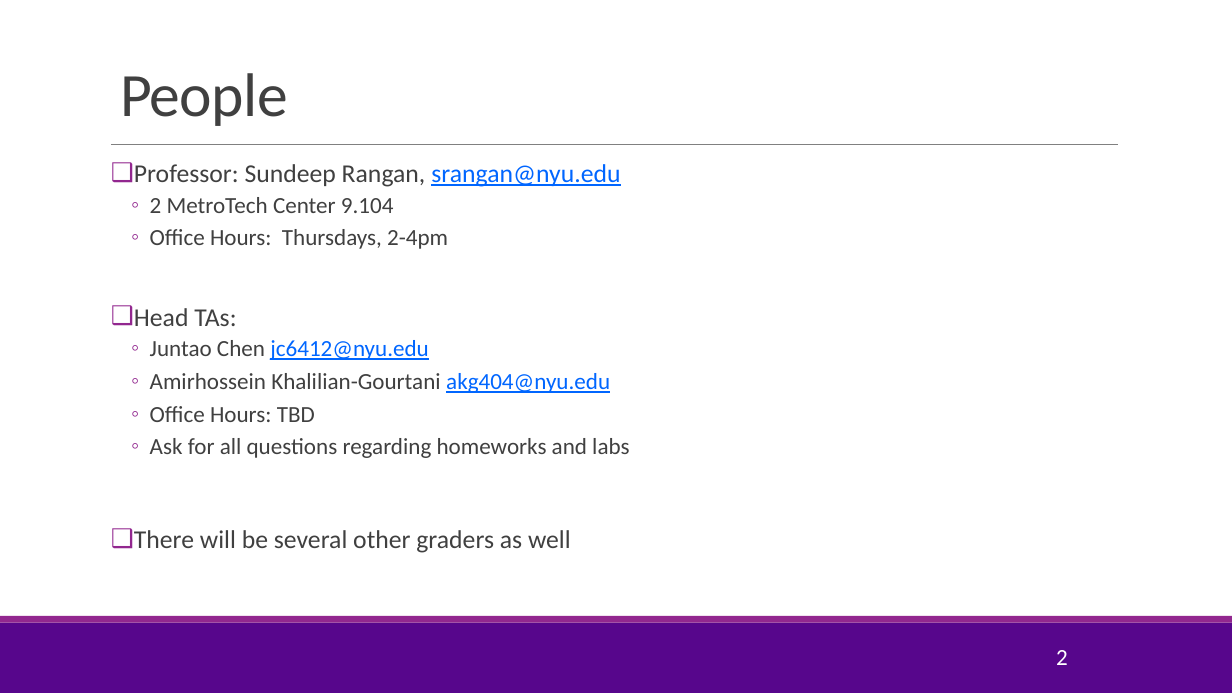
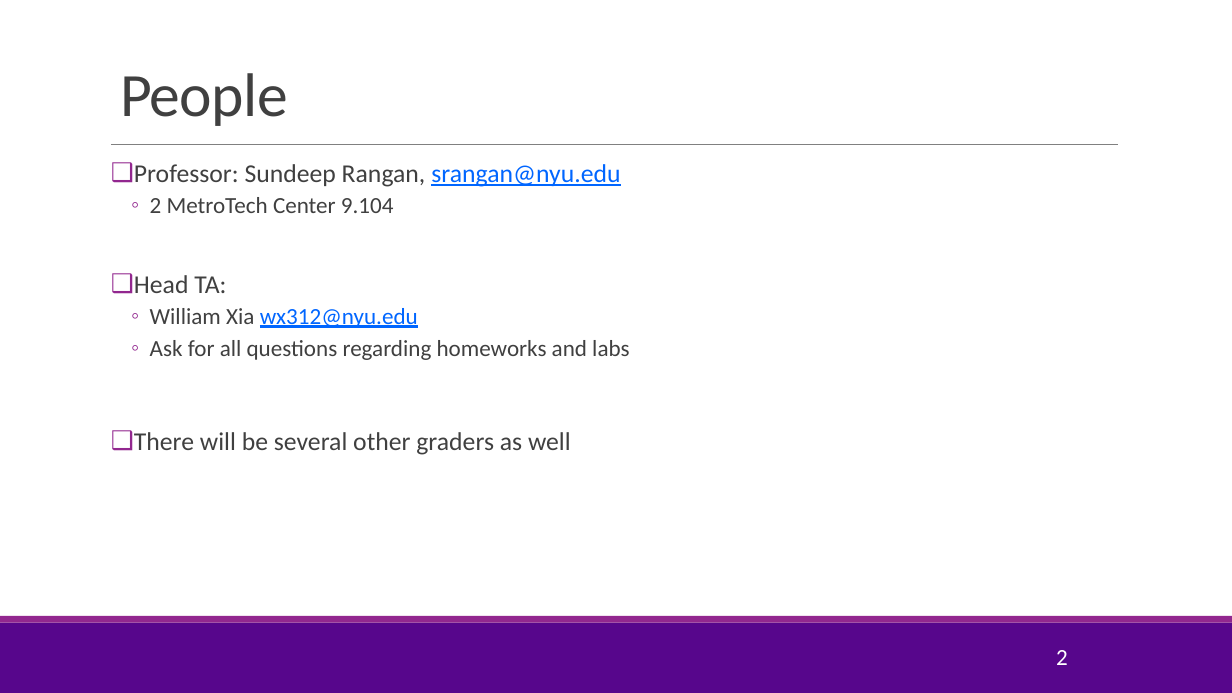
Before and after one commit to sdrangan/introml, a slide deck: slide 2 of lectures/CourseAdmin.pptx. Drawn at 1232x693 pixels with LibreOffice and Linux fonts; fonts in the diff are those of the drawing; background and template pictures are left out. Boxes give left, top, right and bottom in pixels: in the first picture for what was removed or moved away, otherwise in the second. Text is boxed around its words. In the diff, an @@ line names an element or a change of style, - is before the commit and + after.

```diff
--- a/lectures/CourseAdmin.pptx
+++ b/lectures/CourseAdmin.pptx
@@ text at box(134, 275, 418, 328): text changed @@
-  ◦ Office Hours: Thursdays, 2-4pm
-❑ Head TAs:
-  ◦ Juntao Chen jc6412@nyu.edu
-  ◦ Amirhossein Khalilian-Gourtani akg404@nyu.edu
-  ◦ Office Hours: TBD
+❑ Head TA:
+  ◦ William Xia wx312@nyu.edu
```
Also in this commit, not shown: 4 other files.
